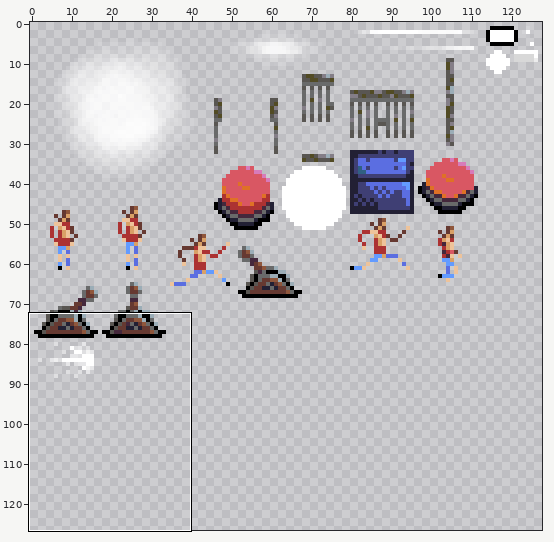
Sprite sheet: res/atlas/tiles.png. Above, an overview of the earlier version with the close-up marked.
Close-up. Before the commit:
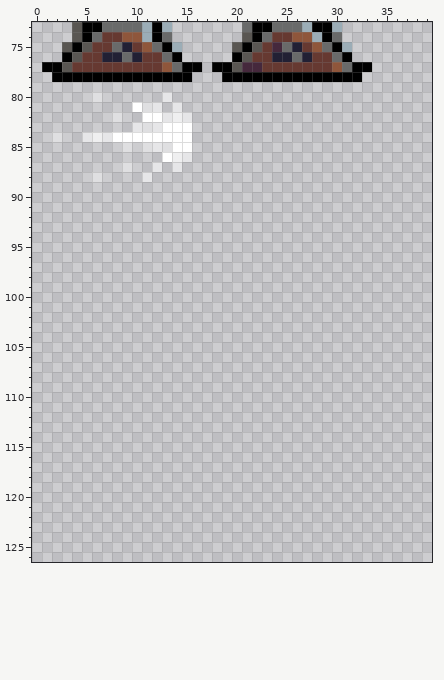
The file is 128x128 pixels. Pixels under 10% opacity are left out. Colours within 5 levels of each other are drawn and written as one. Shown: x 0..39, y 73..126. The wide view leaves out empty margins.
Now the later version:
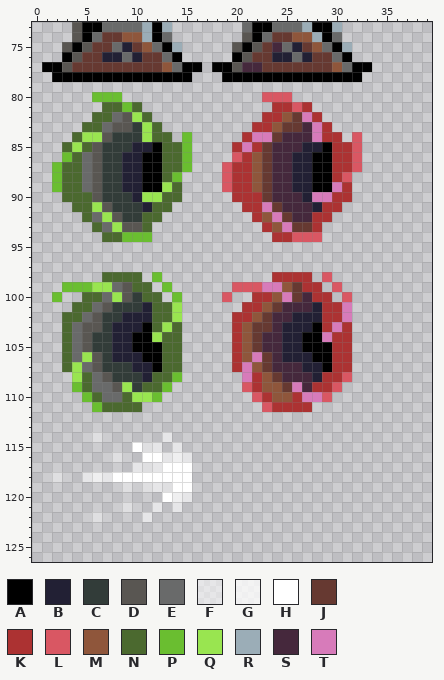
Palette (. is transparent): A #000000  B #222034  C #323c39  D #595652  E #696a6a  F #ffffff80  G #ffffffc0  H #ffffff  J #663931  K #ac3232  L #d95763  M #8f563b  N #4b692f  P #6abe30  Q #99e550  R #9badb7  S #45283c  T #d77bba
The exact change:
Changed rows in their new state; - is an unchanged pixel.
first column x 2:
 80 ----PPP----.---------LLL-------
 81 -----NNPN..-.---------KKLK-----
 82 ----NNEDQN....-------KKMJTK----
 83 ---NNEDDCQN...------KKMJJSTK---
 84 .-NQQDCCCQNN.P-----KTTJSSSTKK-L
 85 -NQNDCCCBBANNP----KTKJSSSBBAKKL
 86 -PNEDCCBBAANNP----LKMJSSBBAAKKL
 87 PNNEDCCBBAANNP---LKKMJSSBBAAKKL
 88 PNNEDCCBBAANP----LKKMJSSBBAAKL-
 89 PNNEDCCBBAAQN----LKKMJSSBBAATK-
 90 -NNNDCCCBQQNN-----KKKJSSSBTTKK-
 91 --NNQDCCCBNN-------KKTJSSSBKK--
 92 ---NEQDCCNN---------KMTJSSKK---
 93 ----NEQDDN-----------KMTJJK----
 94 -----NNPPP------------KKLLL----
first column x 2:
 98 -----NNNN-P-----------KKKK-L--
 99 -PPPQQEDNN-P------LLLTTMJKK-L-
100 P--NNEQDCNN-P----L--KKMTJSKK-L
101 --NNEDCCCBNNQ------KKMJSSSBKKT
102 -NNEDCCBBBNNQ-----KKMJSSBBBKKT
103 -NEDDCBBBANQN-----KMJJSBBBAKTK
104 -NEDCCBBAAQNN-----KMJSSBBAATKK
105 -NEDCCBBAAANN-----KMJSSBBAAAKK
106 -NEQDCBBBAANN-----KMTJSBBBAAKK
107 -NQEDCCCBBANN-----KTMJSSSBBAKK
108 --QNEDCCCBNNP------TKMJSSSBKKL
109 --PNEEDQCNNP-------LKMMJTSKKL-
110 ---PNEENQQP---------LKMMKTTL--
111 ----PNNNN------------LKKKK----
114 ----F------F------------------
115 --------HFF-F-----------------
116 ------F--HHFGF----------------
117 --------FFFHHH----------------
118 F--FGFHHHHHHHH----------------
119 -------F-FFFHH----------------
120 -----------HGF----------------
121 -------F--F-F-----------------
122 ----F----F--------------------
Pixel boxes of the changes (left, top, right, bottom) in both close-ups:
changed: (52, 92, 362, 522)
